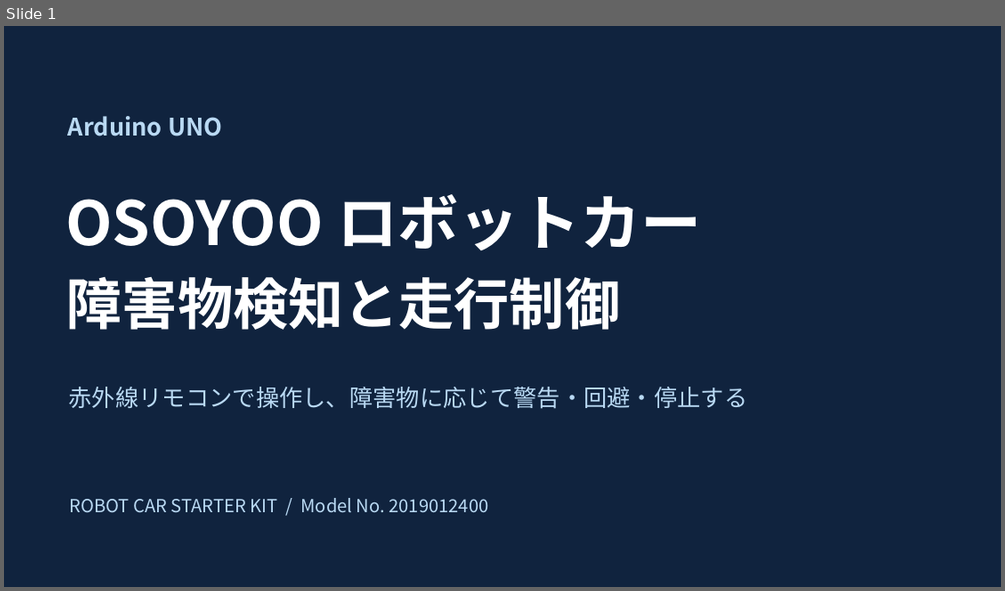
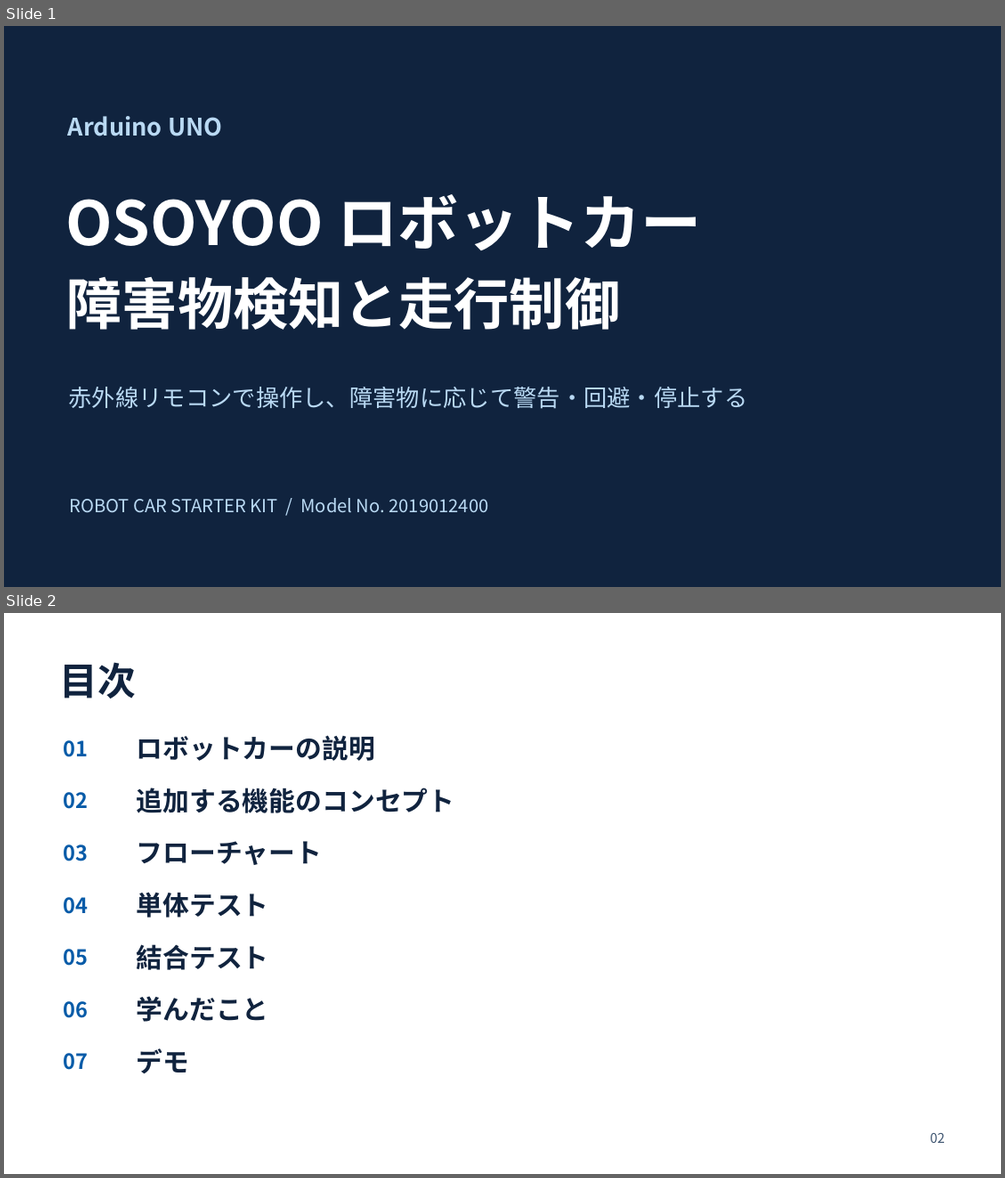
Before and after one commit to aaa1550/-, a slide deck: docs/files/OSOYOO_robot_car_presentation.pptx. Shown one above the other, each under a label of ours: slide 1 before the commit, slides 1 and 2 after it. The pictures are 1005x591 and 1005x1178 pixels, drawn with LibreOffice and Linux fonts; fonts in the diff are those of the drawing. Boxes give left, top, right and bottom in pixels: in the first picture for what was removed or moved away, otherwise in the second. Text is boxed around its words. In the diff, an @@ line names an element or a change of style, - is before the commit and + after.

```diff
--- a/docs/files/OSOYOO_robot_car_presentation.pptx
+++ b/docs/files/OSOYOO_robot_car_presentation.pptx
@@ slide 2 added at <box>4,613,1001,1174</box>, background #FFFFFF @@
@@ text added at <box>60,662,137,698</box>, 36.8 pt, text #10233E, bold @@
+目次
@@ text added at <box>63,740,88,757</box>, 20.2 pt, text #075BA8, bold @@
+01
@@ text added at <box>137,735,375,761</box>, 25.5 pt, text #10233E, bold @@
+ロボットカーの説明
@@ text added at <box>63,792,88,809</box>, 20.2 pt, text #075BA8, bold @@
+02
@@ text added at <box>137,787,455,813</box>, 25.5 pt, text #10233E, bold @@
+追加する機能のコンセプト
@@ text added at <box>63,844,88,861</box>, 20.2 pt, text #075BA8, bold @@
+03
@@ text added at <box>137,841,322,865</box>, 25.5 pt, text #10233E, bold @@
+フローチャート
@@ text added at <box>63,897,88,914</box>, 20.2 pt, text #075BA8, bold @@
+04
@@ text added at <box>137,892,269,917</box>, 25.5 pt, text #10233E, bold @@
+単体テスト
@@ text added at <box>63,949,88,965</box>, 20.2 pt, text #075BA8, bold @@
+05
@@ text added at <box>137,944,269,970</box>, 25.5 pt, text #10233E, bold @@
+結合テスト
@@ text added at <box>63,1001,88,1018</box>, 20.2 pt, text #075BA8, bold @@
+06
@@ text added at <box>137,996,269,1022</box>, 25.5 pt, text #10233E, bold @@
+学んだこと
@@ text added at <box>63,1053,88,1070</box>, 20.2 pt, text #075BA8, bold @@
+07
@@ text added at <box>137,1048,190,1073</box>, 25.5 pt, text #10233E, bold @@
+デモ
@@ text added at <box>930,1133,945,1143</box>, 12.8 pt, text #405671 @@
+02
```
Also in this commit, not shown: 3 slides changed, 4 other slides added, 7 slides removed, 1 other file.
